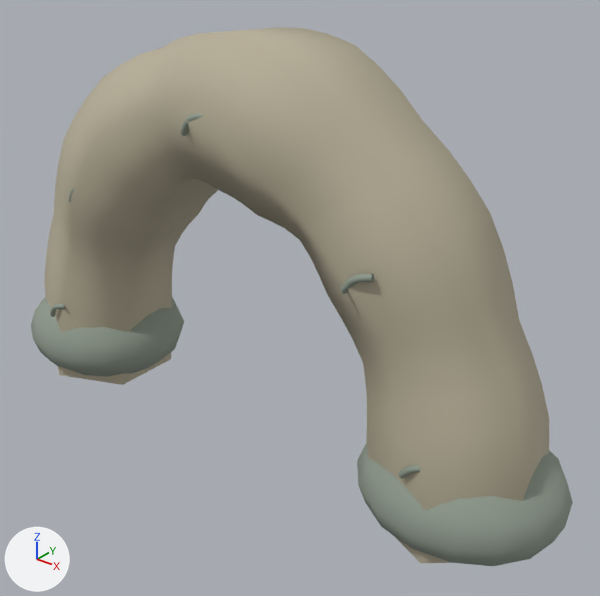
The Blender file assets/blender/landmarks/sea_arch.blend, before and after one commit.
Camera for both pictures: a 50 mm camera at (6.87, -7.6, 6.62) aimed at (0.64, 0.18, 1.8). Lighting does not change. The marker at lower left points along +X, +Y and +Z. The picture after the commit comes second.

The first picture shows 'Coastal arch foot', 'Coastal arch foot.001', 'Coastal strata seam', 'Coastal strata seam.002', 'Coastal strata seam.003', 'Coastal strata seam.004', 'Weathered coastal arch'.
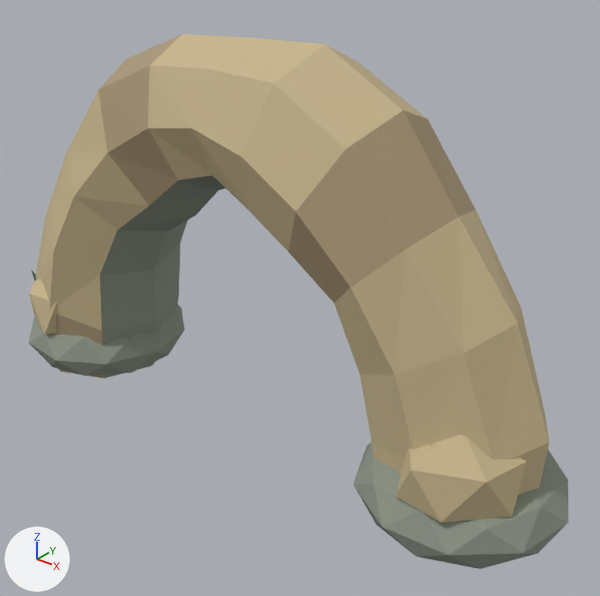
Where the change shows, as pixel boxes [x1, y1, x2, y2] in the pictures (600 x 596 px):
'Weathered coastal arch', deleted (beige): before [44, 27, 549, 563]
'Eroded asymmetric coastal stone window', added: after [36, 34, 549, 495]
'Coastal arch foot.001', moved, turned: before [357, 444, 573, 566]; after [353, 442, 569, 569]
'Broken coastal strata slab.001', added (beige): after [395, 435, 527, 522]
'Coastal arch foot', turned: before [31, 297, 184, 377]; after [29, 305, 185, 376]
'Broken coastal strata slab', added (beige): after [29, 278, 58, 334]
'Coastal strata seam.003', deleted: before [341, 274, 374, 294]
'Coastal strata seam.002', deleted: before [180, 113, 203, 136]
'Coastal strata seam.004', deleted: before [398, 465, 421, 479]
'Coastal strata seam', deleted: before [50, 303, 65, 317]
'Broad coastal sea grass', added (mostly hidden): after [31, 270, 36, 280]

What changed in the scene script:
```text
Add me_broad_coastal_sea_grass:
    me_broad_coastal_sea_grass.from_pydata([(-3.7, -0.65, 0.4), (-3.947, -0.565, 0.822), (-4.0, -0.83, 1.28), (-3.741, -0.908, 0.822), (-3.844, -0.736, 0.892)], [], [(0, 1, 4), (1, 2, 4), (2, 3, 4), (3, 0, 4), (3, 2, 1, 0)])
    me_broad_coastal_sea_grass.materials.append(mat_pigment_4d8065)  # green #4d8065
Remove ob_weathered_coastal_arch:
    ob_weathered_coastal_arch = bpy.data.objects.new('Weathered coastal arch', cu_weathered_coastal_arch)
Change ob_coastal_arch_foot:
    ob_coastal_arch_foot.rotation_euler: (0.0, 0.0, 0.0) -> (0.0, 0.0, -0.4)  # degrees (0, 0, 0) -> degrees (0, 0, -23)
Change ob_coastal_arch_foot_001:
    ob_coastal_arch_foot_001.location: (3.3, 0.0, 0.2) -> (3.3, 0.0, 0.18)
    ob_coastal_arch_foot_001.rotation_euler: (0.0, 0.0, 0.0) -> (0.0, 0.0, 0.4)  # degrees (0, 0, 0) -> degrees (0, 0, 23)
Remove ob_coastal_strata_seam:
    ob_coastal_strata_seam = bpy.data.objects.new('Coastal strata seam', cu_coastal_strata_seam)
Remove ob_coastal_strata_seam_002:
    ob_coastal_strata_seam_002 = bpy.data.objects.new('Coastal strata seam.002', cu_coastal_strata_seam_002)
Remove ob_coastal_strata_seam_003:
    ob_coastal_strata_seam_003 = bpy.data.objects.new('Coastal strata seam.003', cu_coastal_strata_seam_003)
Remove ob_coastal_strata_seam_004:
    ob_coastal_strata_seam_004 = bpy.data.objects.new('Coastal strata seam.004', cu_coastal_strata_seam_004)
Add ob_broad_coastal_sea_grass:
    ob_broad_coastal_sea_grass = bpy.data.objects.new('Broad coastal sea grass', me_broad_coastal_sea_grass)
    ob_broad_coastal_sea_grass.location = (0.0, 0.0, 0.0)
Add ob_broken_coastal_strata_slab_001:
    ob_broken_coastal_strata_slab_001 = bpy.data.objects.new('Broken coastal strata slab.001', me_icosphere_003)  # an icosphere of 20 faces spanning x -0.698..0.698, y -0.391..0.391, z -0.63..0.63; in mat_pigment_c7b58d (beige #c7b58d)
    ob_broken_coastal_strata_slab_001.location = (3.61, -0.7, 0.8)
    ob_broken_coastal_strata_slab_001.rotation_euler = (0.0, 0.0, 0.6)  # degrees (0, 0, 34)
Add ob_broken_coastal_strata_slab:
    ob_broken_coastal_strata_slab = bpy.data.objects.new('Broken coastal strata slab', me_icosphere_003.copy())
    ob_broken_coastal_strata_slab.location = (-3.61, -0.7, 0.8)
    ob_broken_coastal_strata_slab.rotation_euler = (0.0, 0.0, -0.6)  # degrees (0, 0, -34)
Add ob_eroded_asymmetric_coastal_stone_window:
    ob_eroded_asymmetric_coastal_stone_window = bpy.data.objects.new('Eroded asymmetric coastal stone window', me_eroded_asymmetric_coastal_stone_window)  # 104 vertices, 98 faces; spans x -4.32..4.29, y -1.15..1.15, z -0.24..5.13; in mat_pigment_c7b58d (beige #c7b58d), mat_pigment_8c9486 (grey #8c9486), mat_pigment_aa9777 (beige #aa9777)
    ob_eroded_asymmetric_coastal_stone_window.location = (0.0, 0.0, 0.0)
```
